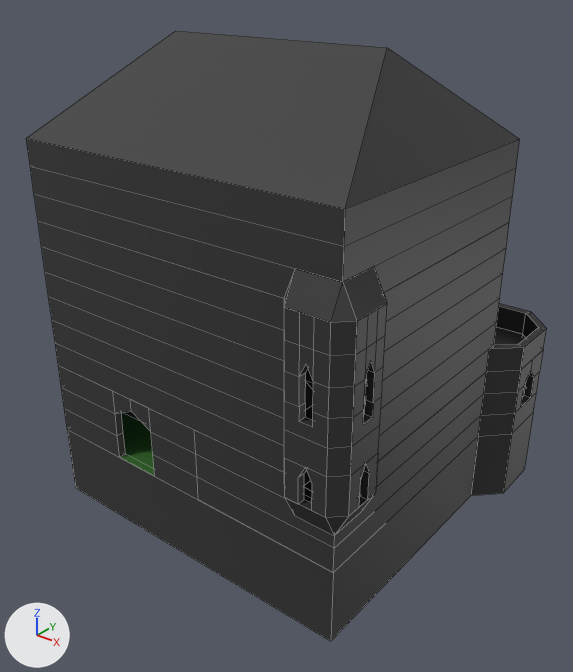
Before and after pictures for a commit that changed the Blender file Assets/Models/ShaderCastle/TexturesAndColor.blend.
Camera for both pictures: a camera (50 mm lens) standing at (20.4, -16.6, 17.9) and looking at (2.6, 5.6, 4.2). The axes (+X, +Y, +Z) are drawn at lower left. The lights are the same throughout. The first picture is the older version. Mesh edges are drawn as thin lines on the coarser meshes.

Objects in the first picture: 'Floor +0 -col', 'Floor +1 -col', 'Floor +2 -col', 'Floor +3 -col', 'Floor -1 -col', 'Roof'.
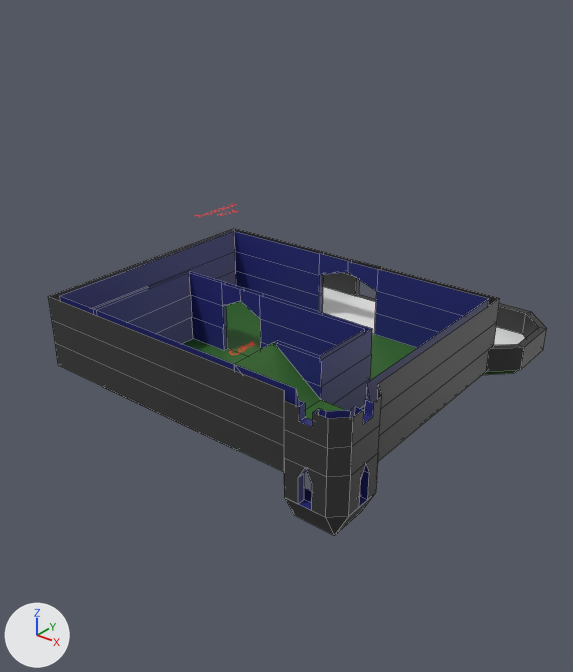
The change, as a diff of the scene's bpy script:
```diff
--- a/Assets/Models/ShaderCastle/TexturesAndColor.blend.py
+++ b/Assets/Models/ShaderCastle/TexturesAndColor.blend.py
@@ mat_floor_outside @@
+mat_floor_outside = principled_material('Floor outside')
+mat_floor_outside.base_color = (0.8, 0.8, 0.8)  # white #e7e7e7
@@ mat_roof_inside @@
+mat_roof_inside = principled_material('Roof inside')
+mat_roof_inside.base_color = (0.8, 0.8, 0.8)  # white #e7e7e7
@@ me_plane_011 @@
 me_plane_011.from_pydata(...)  # 267 vertices, 193 faces, 1 loose edge; spans x -5.3..10.3, y -0.3..14.3, z 0.0..3.0
 # used by ob_floor__0__col; location = (0.0, 0.0, 0.0)
+# me_plane_011 part 1: 30 faces spanning x -5.3..10.3, y -0.3..14.3, z 0.0..3.0 switch from mat_333333 (dark grey #333333) to mat_wall (dark blue #282b7a)
+# me_plane_011 part 2: 4 faces spanning x -4.0..9.0, y 0.0..5.0, z 0.0..3.0 switch from mat_333333 (dark grey #333333) to mat_floor (dark green #346a2a)
+# me_plane_011 part 3: 1 face spanning x -1.0..1.0, y -0.3..0.0, z 0.0 switches from mat_floor (dark green #346a2a) to mat_floor_outside (white #e7e7e7)
+me_plane_011.materials.append(mat_floor_outside)  # white #e7e7e7
@@ me_plane_004 @@
 # used by ob_floor__2__col; location = (0.0, 0.0, 6.0)
-me_plane_004.from_pydata(...)  # 138 vertices, 86 faces; spans x -4.3..9.8, y -0.8..10.3, z -0.01..3.0
+me_plane_004.from_pydata(...)  # 162 vertices, 98 faces, 1 loose edge; spans x -4.3..9.8, y -0.8..10.3, z -0.3..3.0
+# me_plane_004 part 4: 33 faces spanning x -4.0..9.8, y -0.8..10.0, z 0.0..3.0 switch from mat_333333 (dark grey #333333) to mat_wall (dark blue #282b7a)
+# edits to the shape of me_plane_004 do not show in these pictures
+me_plane_004.materials.append(mat_floor)  # dark green #346a2a
@@ me_plane_006 @@
 me_plane_006.from_pydata(...)  # 31 vertices, 18 faces; spans x -4.3..9.8, y -0.8..10.3, z -3.0..3.3
 # used by ob_roof; location = (0.0, 0.0, 12.0)
+# me_plane_006 part 5: all 9 faces that had it switch from mat_333333 (dark grey #333333) to mat_roof (red #7f0000)
+me_plane_006.materials.append(mat_roof_inside)  # white #e7e7e7
@@ me_plane_007 @@
 # used by ob_floor__1__col_1; location = (0.0, 0.0, 0.0)
-me_plane_007.from_pydata(...)  # 306 vertices, 213 faces, 2 loose edges; spans x -5.3..10.3, y -0.8..14.3, z 1.5..6.0
+me_plane_007.from_pydata(...)  # 329 vertices, 218 faces, 2 loose edges; spans x -5.3..10.3, y -0.8..14.3, z 1.5..6.0
+# me_plane_007 part 6: 108 faces spanning x -4.0..9.8, y -0.8..10.3, z 2.5..6.0 switch from mat_333333 (dark grey #333333) to mat_wall (dark blue #282b7a)
+# me_plane_007 part 7: 7 faces spanning x -5.0..10.0, y 0.0..14.0, z 2.7..6.0 switch from mat_333333 (dark grey #333333) to mat_floor (dark green #346a2a)
+# me_plane_007 part 8: 1 face spanning x -5.0..10.0, y 10.0..14.0, z 3.0 switches from mat_333333 (dark grey #333333) to mat_floor_outside (white #e7e7e7)
+# edits to the shape of me_plane_007 do not show in these pictures
+me_plane_007.materials.append(mat_floor_outside)  # white #e7e7e7
@@ ob_floor__0__col @@
 ob_floor__0__col.location = (0.0, 0.0, 0.0)
+ob_floor__0__col.hide_set(True)
@@ ob_floor__2__col @@
 ob_floor__2__col.location = (0.0, 0.0, 6.0)
+ob_floor__2__col.hide_set(True)
@@ ob_floor__3__col @@
 ob_floor__3__col.location = (0.0, 0.0, 9.0)
+ob_floor__3__col.hide_set(True)
@@ ob_floor__1__col @@
 ob_floor__1__col.location = (0.0, 0.0, 0.0)
+ob_floor__1__col.hide_set(True)
@@ ob_roof @@
 ob_roof.location = (0.0, 0.0, 12.0)
+ob_roof.hide_set(True)
```

Where the change shows, as pixel boxes (x1, y1, x2, y2) in the pictures (573 x 672 px):
'Floor +1 -col', reshaped
    before: (48, 296, 547, 536)
    after: (48, 228, 547, 536)
'Roof', hidden
    before: (27, 31, 520, 322)
'Floor +3 -col', hidden
    before: (26, 138, 520, 298)
'Floor +2 -col', hidden
    before: (38, 221, 509, 419)
'Floor +0 -col', hidden
    before: (58, 351, 543, 572)
'Floor -1 -col', hidden
    before: (67, 413, 533, 641)
part 1 of me_plane_011, recoloured
    before: (115, 371, 534, 457)
part 2 of me_plane_011, recoloured
    before: (122, 411, 312, 491)
part 3 of me_plane_011, recoloured
    before: (120, 454, 155, 476)
part 4 of me_plane_004, recoloured
    before: (365, 362, 375, 402)
part 6 of me_plane_007, recoloured
    before: (298, 369, 373, 510)
    after: (60, 231, 489, 510)
part 7 of me_plane_007, recoloured (dark grey to dark green)
    before: (305, 382, 313, 420)
    after: (104, 301, 517, 450)
part 8 of me_plane_007, recoloured (dark grey to white)
    before: (494, 327, 525, 345)
    after: (322, 287, 525, 345)
